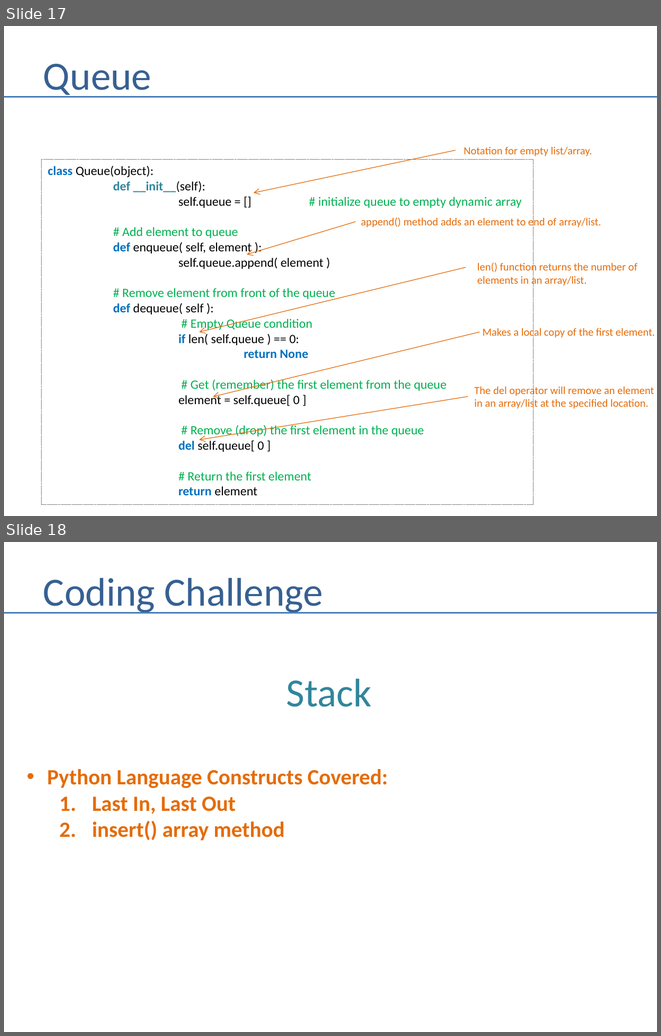
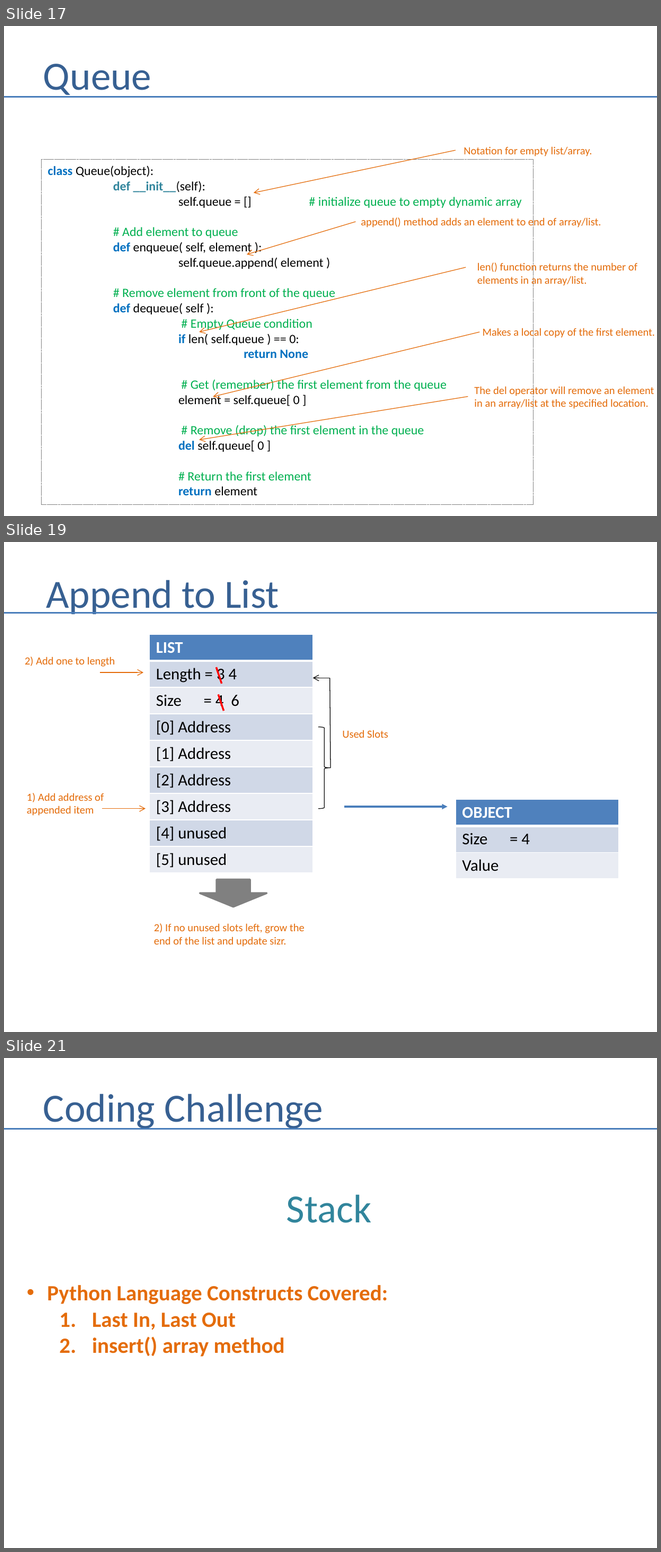
Before and after one commit to andrewferlitsch/Portland-Data-Science-Group, a slide deck: Presentations/Whiteboarding.pptx. Shown one above the other, each under a label of ours: slides 17 and 18 before the commit, slides 17, 19 and 21 after it; the slides between them are not shown. The pictures are 661x1036 and 661x1552 pixels, drawn with LibreOffice and Linux fonts; fonts in the diff are those of the drawing. Boxes give left, top, right and bottom in pixels: in the first picture for what was removed or moved away, otherwise in the second. Text is boxed around its words. In the diff, an @@ line names an element or a change of style, - is before the commit and + after.

```diff
--- a/Presentations/Whiteboarding.pptx
+++ b/Presentations/Whiteboarding.pptx
@@ slide 19 added at box(4, 542, 657, 1032), background #FFFFFF @@
@@ title added at box(46, 580, 279, 614), 44 pt, text #376092 @@
+Append to List
@@ line added from (4, 612) to (657, 612), #4B7EBC 1.5 pt @@
@@ table added at box(150, 634, 313, 872), 9 rows, 1 columns @@
+LIST
+Length = 3 4
+Size = 4 6
+[0] Address
+[1] Address
+[2] Address
+[3] Address
+[4] unused
+[5] unused
@@ text added at box(25, 656, 115, 667), 12 pt, text #E46C0A @@
+2) Add one to length
@@ line added from (216, 668) to (221, 684), #FF0000 2 pt @@
@@ arrow added from (100, 672) to (144, 672), #E46C0A 0.75 pt @@
@@ arrow added from (330, 678) to (313, 678), #0D0D0D 0.75 pt @@
@@ line added from (330, 768) to (330, 678), #000000 0.75 pt @@
@@ line added from (218, 694) to (223, 711), #FF0000 2 pt @@
@@ left brace added at box(318, 727, 330, 809), outline #0D0D0D 0.75 pt @@
@@ text added at box(342, 730, 388, 738), 12 pt, text #E46C0A @@
+Used Slots
@@ text added at box(27, 793, 104, 815), 12 pt, text #E46C0A @@
+1) Add address of appended item
@@ arrow added from (102, 809) to (146, 809), #E46C0A 0.75 pt @@
@@ arrow added from (125, 803) to (125, 803), #4B7EBC 0.75 pt @@
@@ arrow added from (344, 806) to (448, 806), #4B7EBC 2 pt @@
@@ table added at box(456, 799, 619, 879), 3 rows, 1 columns @@
+OBJECT
+Size = 4
+Value
@@ down arrow added at box(200, 880, 266, 907), fill #808080, outline #808080 2 pt @@
@@ text added at box(154, 923, 305, 946), 12 pt, text #E46C0A @@
+2) If no unused slots left, grow the end of the list and update sizr.
@@ what was slide 18 is now slide 21 @@
```
Also in this commit, not shown: 1 slide changed, 2 other slides added.
